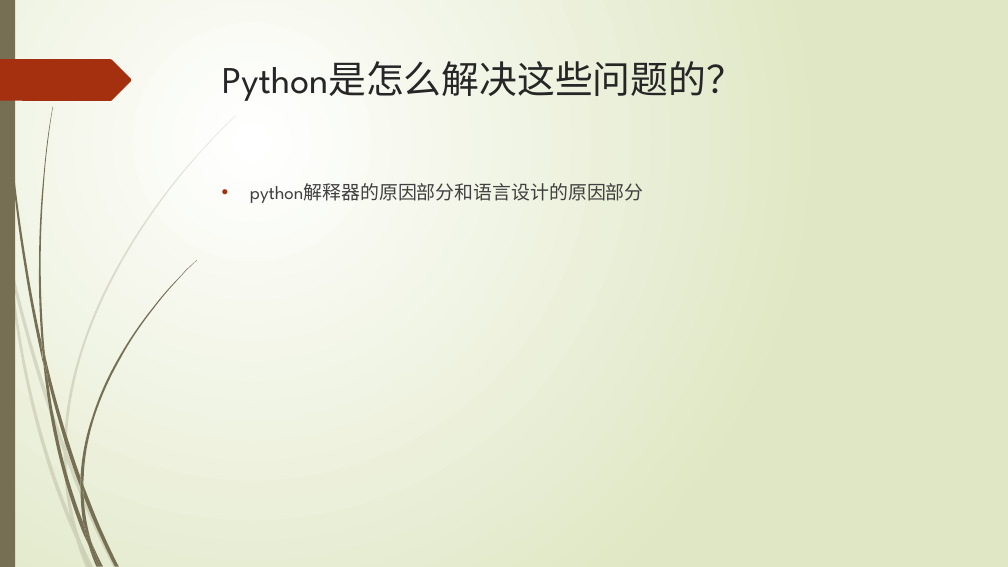
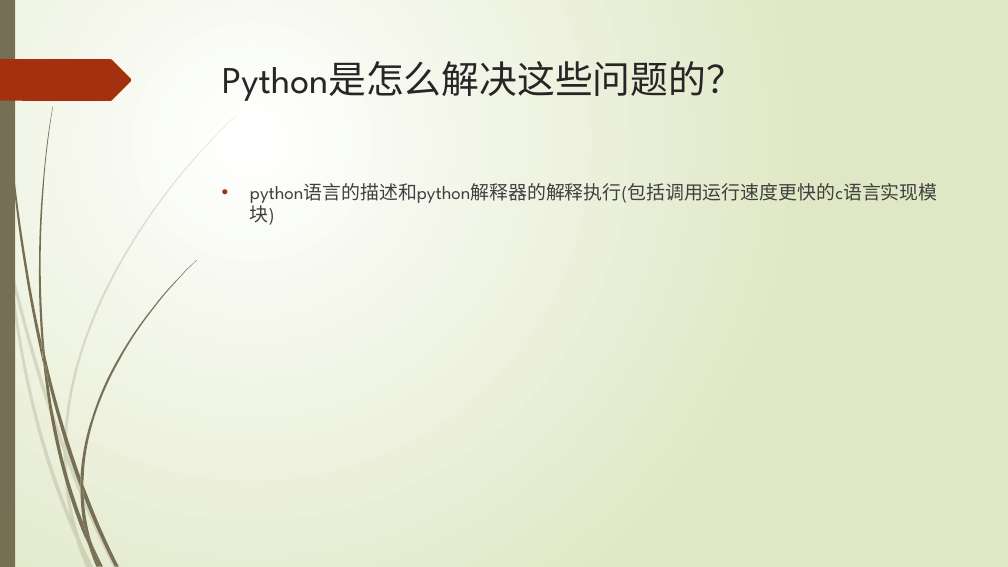
Before and after one commit to lspgithublxh/document, a slide deck: slide 4 of 编程语言/python/Python基础入门知识分享.pptx. Drawn at 1008x567 pixels with LibreOffice and Linux fonts; fonts in the diff are those of the drawing. Boxes give left, top, right and bottom in pixels: in the first picture for what was removed or moved away, otherwise in the second. Text is boxed around its words. In the diff, an @@ line names an element or a change of style, - is before the commit and + after.

```diff
--- a/编程语言/python/Python基础入门知识分享.pptx
+++ b/编程语言/python/Python基础入门知识分享.pptx
@@ text at bbox=[250, 179, 938, 205]: text changed @@
-• python解释器的原因部分和语言设计的原因部分
+• python语言的描述和python解释器的解释执行(包括调用运行速度更快的c语言实现模块)
```
Also in this commit, not shown: 3 other slides changed, 2 slides added, 1 slide removed, 1 other file.
